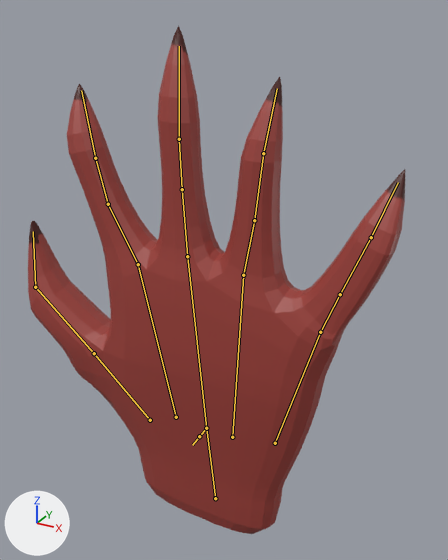
What one commit did to the FBX model Homework 3/Hand.fbx.
Camera for both pictures: a camera (50 mm lens) standing at (5.25, -8.45, 5.81) and looking at (-0.1, 1.28, 0.94). Lighting does not change. The marker at lower left points along +X, +Y and +Z. The first picture is the older version. The bones that change, and the others that lie on the model, are drawn over the model as lines.
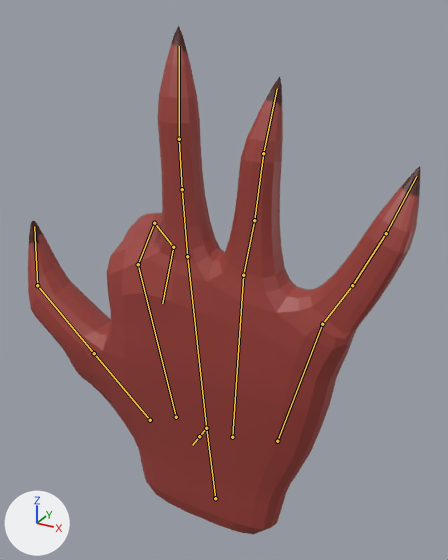
The newer file adds an action. The first version stands in its rest pose; the second is drawn at frame 1 of the action 'Armature|ArmatureAction.001'.

Boxes (x1, y1, x2, y2) around the edits, measured in the pictures (448 x 560 px):
```json
{"object": "Cube", "change": "posed", "before": [28, 25, 405, 534], "after": [28, 25, 420, 534]}
{"bone": "Bone.008", "before": "(138, 264) to (108, 204)", "after": "(138, 264) to (154, 223)"}
{"bone": "Bone.009", "before": "(108, 204) to (95, 158)", "after": "(154, 223) to (173, 247)"}
{"bone": "Bone.010", "before": "(95, 158) to (81, 90)", "after": "(173, 247) to (162, 303)"}
{"bone": "Bone.007", "before": "(275, 443) to (320, 332)", "after": "(277, 441) to (322, 324)"}
```

Scene script edits in JSON lines:
```json
{"block": "bone_bone_008", "where": "bone_bone_008 = bpy.data.objects['Armature'].pose.bones['Bone.008']  # child of 'Bone.004'"}
{"op": "set", "path": "bone_bone_008.rotation_quaternion", "old": "(1.0, 0.0, 0.0, 0.0)", "new": "(0.831, -0.547, 0.08, 0.063)", "note": "degrees (0, 0, 0) -> degrees (-67, 12, 1)"}
{"block": "bone_bone_009", "where": "bone_bone_009 = bpy.data.objects['Armature'].pose.bones['Bone.009']  # child of 'Bone.008'"}
{"op": "set", "path": "bone_bone_009.rotation_quaternion", "old": "(1.0, 0.0, 0.0, 0.0)", "new": "(0.831, -0.547, 0.08, 0.063)", "note": "degrees (0, 0, 0) -> degrees (-67, 12, 1)"}
{"block": "bone_bone_010", "where": "bone_bone_010 = bpy.data.objects['Armature'].pose.bones['Bone.010']  # child of 'Bone.009'"}
{"op": "set", "path": "bone_bone_010.rotation_quaternion", "old": "(1.0, 0.0, 0.0, 0.0)", "new": "(0.831, -0.547, 0.08, 0.063)", "note": "degrees (0, 0, 0) -> degrees (-67, 12, 1)"}
{"block": "bone_bone_007", "where": "bone_bone_007 = bpy.data.objects['Armature'].pose.bones['Bone.007']"}
{"op": "set", "path": "bone_bone_007.location", "old": "(0.0, 0.0, 0.0)", "new": "(0.035, 0.024, -0.006)"}
```
